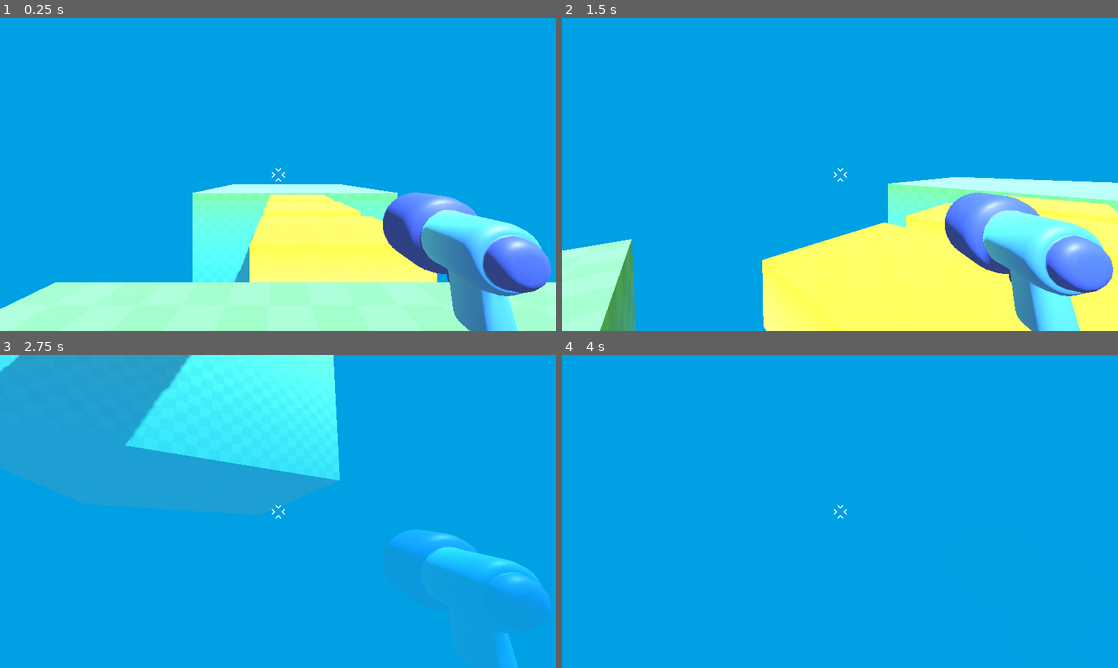
Above: before the commit, frames 1-4 (two rows, left to right).
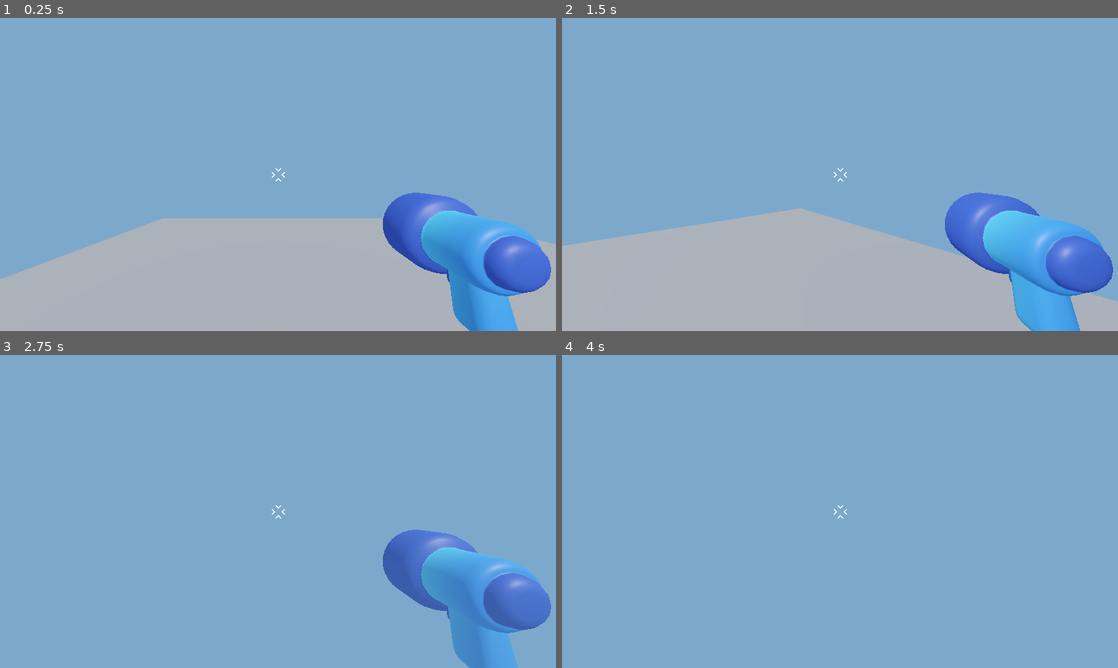
Above: after the commit, the same moments.

Repository: nesherson/survivor-arena-fps
Game: Godot game, scene res://scenes/game/game.tscn
Two runs of this game, one before a commit and one after it. Both use one fixed random seed, a clock stepped at 60 frames per second and the inputs below. Before the commit the project starts from res://level/temporary_level.tscn.
Inputs (mouse positions are in pixels of both pictures, inside the frame that each line leads up to):
- Up to frame 1 (0.25 s): no input
- Up to frame 2 (1.5 s): tap Enter at 0.5 s; move the mouse to (867, 174) at 0.52 s; hold W (move_forward) from 0.53 s (still down); tap Space (jump) at 0.77 s; move the mouse to (812, 174) at 1.27 s
- Up to frame 3 (2.75 s): keep holding W (move_forward); tap Space (jump) at 1.52 s; move the mouse to (289, 505) at 2.02 s
- Up to frame 4 (4 s): keep holding W (move_forward); move the mouse to (834, 517) at 2.77 s; tap Space (jump) at 3.02, 3.77 s; move the mouse to (878, 514) at 3.52 s

The runs differ from the first frame. In frame 1, 100% of the frame differs, in the area x 0-100%, y 0-100%; in frame 2, 100%; in frame 3, 100%; in frame 4, 100%.

Commit message:
Add inital level structure

Diff:
--- a/project.godot
+++ b/project.godot
@@ -11,7 +11,7 @@
 [application]
 
 config/name="Survivor Arena FPS"
-run/main_scene="uid://dp7sxe5xl5shk"
+run/main_scene="uid://byj0vouuy2lsh"
 config/features=PackedStringArray("4.4", "Forward Plus")
 config/icon="res://icon.svg"
 
--- /dev/null
+++ b/scenes/game/game.tscn
@@ -0,0 +1,33 @@
+[gd_scene load_steps=3 format=3 uid="uid://byj0vouuy2lsh"]
+
+[ext_resource type="PackedScene" uid="uid://c6eftswfesm4c" path="res://scenes/player/player.tscn" id="1_sul5r"]
+
+[sub_resource type="Environment" id="Environment_sul5r"]
+background_mode = 1
+background_color = Color(0.625842, 0.738152, 0.859392, 1)
+ambient_light_source = 2
+ambient_light_color = Color(0.740163, 0.74765, 0.745803, 1)
+tonemap_mode = 2
+tonemap_exposure = 1.15
+tonemap_white = 2.15
+fog_enabled = true
+fog_light_color = Color(0.39795, 0.564944, 0.744297, 1)
+fog_density = 0.02
+fog_height = 1.0
+fog_height_density = 0.25
+
+[node name="Game" type="Node3D"]
+
+[node name="CSGBox3D" type="CSGBox3D" parent="."]
+transform = Transform3D(1, 0, 0, 0, 1, 0, 0, 0, 1, 0, -2.46766, 0)
+use_collision = true
+size = Vector3(10, 5, 10)
+
+[node name="Player" parent="." instance=ExtResource("1_sul5r")]
+transform = Transform3D(1, 0, 0, 0, 1, 0, 0, 0, 1, -1, 0, 2)
+
+[node name="DirectionalLight3D" type="DirectionalLight3D" parent="."]
+transform = Transform3D(1, 0, 0, 0, 0.707107, 0.707107, 0, -0.707107, 0.707107, 0, 5, 3)
+
+[node name="WorldEnvironment" type="WorldEnvironment" parent="."]
+environment = SubResource("Environment_sul5r")
